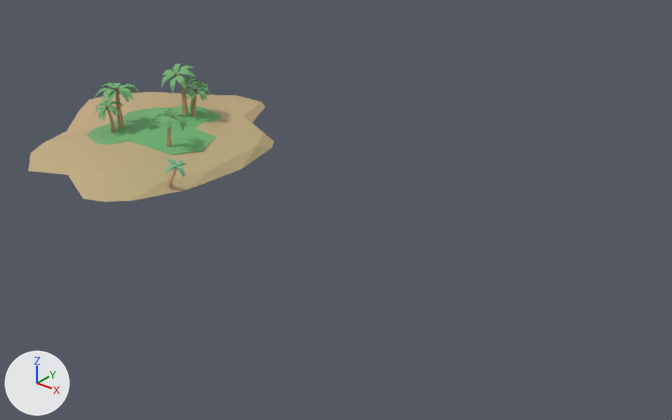
The glTF model www/assets/prototype/models/island.gltf: old version first, new version second.
The view is the same before and after, from a 50 mm lens placed at (118.8, -97.9, 57.1), pointed at (36.8, 4.5, -6.4). Every picture has the same lights, and +X, +Y and +Z are marked at lower left. Where no turn or scale is listed for an object, it has been applied to the vertices.

Names of what the first picture shows: 'Group_30', 'node-0'.
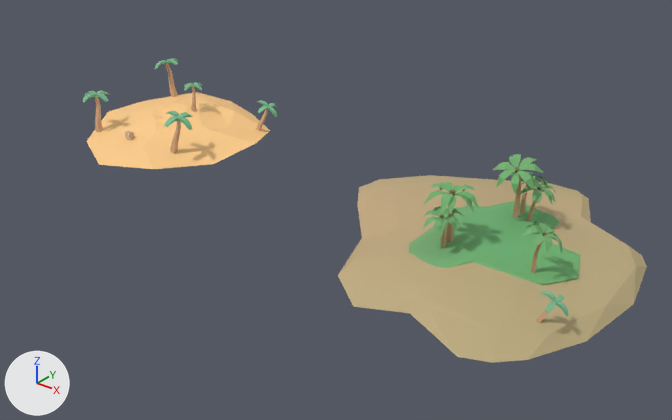
Patch to the scene script:
```diff
--- a/www/assets/prototype/models/island.gltf.py
+++ b/www/assets/prototype/models/island.gltf.py
@@ mat_blockspaper @@
+mat_blockspaper = bpy.data.materials.new('BlocksPaper')
+mat_blockspaper.use_nodes = True; mat_blockspaper.node_tree.nodes.clear()
+_N = mat_blockspaper.node_tree.nodes; _L = mat_blockspaper.node_tree.links
+n0 = _N.new('ShaderNodeBsdfPrincipled'); n0.name = 'Principled BSDF'
+n0.inputs[2].default_value = 0.6  # 'Roughness'
+n1 = _N.new('ShaderNodeOutputMaterial'); n1.name = 'Material Output'
+n2 = _N.new('ShaderNodeVertexColor'); n2.name = 'Color Attribute'
+_L.new(n0.outputs[0], n1.inputs[0])  # 'BSDF' to 'Surface'
+_L.new(n2.outputs[0], n0.inputs[0])  # 'Color' to 'Base Color'
@@ ob_node_0 @@
 ob_node_0 = bpy.data.objects.new('node-0', me_mesh_0)
-ob_node_0.location = (0.0, 0.0, 0.0)
+ob_node_0.location = (66.9, 0.0, 0.0)
@@ ob_group_30 @@
 ob_group_30 = bpy.data.objects.new('Group_30', me_mesh_2)
-ob_group_30.parent = ob_palm_long
+ob_group_30.parent = ob_palmtree
 ob_group_30.location = (0.0, 0.0, 1.788)
@@ ob_palmtree @@
+ob_palmtree = bpy.data.objects.new('palmTree', None)
+ob_palmtree.parent = ob_island1
+ob_palmtree.location = (14.02, -9.211, -3.841)
+ob_palmtree.rotation_euler = (0.0, 0.481, 0.0)  # degrees (0, 28, 0)
+ob_palmtree.scale = (2.5, 2.5, 2.5)
@@ ob_island1 @@
+ob_island1 = bpy.data.objects.new('island1', None)
+ob_island1.location = (66.88, 0.0, 0.0)
@@ ob_leaves_005 @@
+ob_leaves_005 = bpy.data.objects.new('leaves.005', me_mesh_2)
+ob_leaves_005.parent = ob_palmtree_005
+ob_leaves_005.location = (0.0, 0.0, 1.788)
+ob_leaves_005.scale = (0.573, 0.573, 0.573)
@@ ob_palmtree_005 @@
+ob_palmtree_005 = bpy.data.objects.new('palmTree.005', None)
+ob_palmtree_005.location = (19.13, 10.41, -0.247)
+ob_palmtree_005.rotation_euler = (-0.0289, 0.421, 0.00993)  # degrees (-1.7, 24, 0.6)
+ob_palmtree_005.scale = (2.74, 2.74, 2.74)
@@ ob_wood_005 @@
+ob_wood_005 = bpy.data.objects.new('wood.005', me_mesh_1)
+ob_wood_005.parent = ob_palmtree_005
+ob_wood_005.location = (-0.717, -0.607, 0.0998)
+ob_wood_005.scale = (0.79, 0.79, 0.79)
@@ ob_leaves_004 @@
+ob_leaves_004 = bpy.data.objects.new('leaves.004', me_mesh_2)
+ob_leaves_004.parent = ob_palmtree_004
+ob_leaves_004.location = (0.0, 0.0, 1.788)
+ob_leaves_004.scale = (0.573, 0.573, 0.573)
@@ ob_palmtree_004 @@
+ob_palmtree_004 = bpy.data.objects.new('palmTree.004', None)
+ob_palmtree_004.location = (8.952, 5.473, 3.156)
+ob_palmtree_004.rotation_euler = (-0.0332, -0.0264, 0.00906)  # degrees (-1.9, -1.5, 0.5)
+ob_palmtree_004.scale = (2.44, 2.44, 2.44)
@@ ob_wood_004 @@
+ob_wood_004 = bpy.data.objects.new('wood.004', me_mesh_1)
+ob_wood_004.parent = ob_palmtree_004
+ob_wood_004.location = (-0.717, -0.607, 0.0998)
+ob_wood_004.scale = (0.79, 0.79, 0.79)
@@ ob_leaves_003 @@
+ob_leaves_003 = bpy.data.objects.new('leaves.003', me_mesh_2)
+ob_leaves_003.parent = ob_palmtree_003
+ob_leaves_003.location = (0.0, 0.0, 1.788)
+ob_leaves_003.scale = (0.573, 0.573, 0.573)
@@ ob_palmtree_003 @@
+ob_palmtree_003 = bpy.data.objects.new('palmTree.003', None)
+ob_palmtree_003.location = (-1.549, -5.055, 0.0853)
+ob_palmtree_003.rotation_euler = (-0.0332, -0.0264, 0.00906)  # degrees (-1.9, -1.5, 0.5)
+ob_palmtree_003.scale = (3.44, 3.44, 3.44)
@@ ob_wood_003 @@
+ob_wood_003 = bpy.data.objects.new('wood.003', me_mesh_1)
+ob_wood_003.parent = ob_palmtree_003
+ob_wood_003.location = (-0.717, -0.607, 0.0998)
+ob_wood_003.scale = (0.79, 0.79, 0.79)
@@ ob_leaves_002 @@
+ob_leaves_002 = bpy.data.objects.new('leaves.002', me_mesh_2)
+ob_leaves_002.parent = ob_palmtree_002
+ob_leaves_002.location = (0.0, 0.0, 1.788)
+ob_leaves_002.scale = (0.573, 0.573, 0.573)
@@ ob_palmtree_002 @@
+ob_palmtree_002 = bpy.data.objects.new('palmTree.002', None)
+ob_palmtree_002.location = (-2.201, 12.71, 2.079)
+ob_palmtree_002.rotation_euler = (0.0, -0.268, 0.0)  # degrees (0, -15, 0)
+ob_palmtree_002.scale = (3.44, 3.44, 3.44)
@@ ob_wood_002 @@
+ob_wood_002 = bpy.data.objects.new('wood.002', me_mesh_1)
+ob_wood_002.parent = ob_palmtree_002
+ob_wood_002.location = (-0.717, -0.607, 0.0998)
+ob_wood_002.scale = (0.79, 0.79, 0.79)
@@ ob_leaves_001 @@
+ob_leaves_001 = bpy.data.objects.new('leaves.001', me_mesh_2)
+ob_leaves_001.parent = ob_palmtree_001
+ob_leaves_001.location = (0.0, 0.0, 1.788)
+ob_leaves_001.scale = (0.573, 0.573, 0.573)
@@ ob_palmtree_001 @@
+ob_palmtree_001 = bpy.data.objects.new('palmTree.001', None)
+ob_palmtree_001.parent = ob_islandgltf
+ob_palmtree_001.location = (14.96, -3.533, -0.533)
+ob_palmtree_001.rotation_euler = (0.0, 0.275, 0.0)  # degrees (0, 16, 0)
+ob_palmtree_001.scale = (3.44, 3.44, 3.44)
@@ ob_wood_001 @@
+ob_wood_001 = bpy.data.objects.new('wood.001', me_mesh_1)
+ob_wood_001.parent = ob_palmtree_001
+ob_wood_001.location = (-0.717, -0.607, 0.0998)
+ob_wood_001.scale = (0.79, 0.79, 0.79)
@@ ob_ground @@
+ob_ground = bpy.data.objects.new('ground', me_mesh_3)  # 138 vertices, 282 faces; spans x -8.7..20.9, y -15.3..16.5, z 42.3..47.1
+ob_ground.location = (0.0, 0.0, -43.0)
```

Changed parts and their boxes [x1, y1, x2, y2] in the pictures (672 x 420 px):
'node-0', moved: before [28, 64, 274, 202]; after [338, 154, 647, 363]
'ground', added: after [86, 92, 270, 169]
'Group_30', moved: before [165, 158, 185, 176]; after [540, 291, 569, 317]
'leaves.001', added: after [165, 111, 192, 130]
'wood.003', added: after [94, 97, 103, 132]
'wood.001', added: after [170, 121, 181, 154]
'leaves.003', added: after [82, 90, 110, 103]
'wood.002', added: after [165, 63, 178, 97]
'leaves.005', added: after [258, 101, 277, 117]
'leaves.002', added: after [155, 58, 179, 69]
'wood.004', added: after [191, 87, 197, 112]
'wood.005', added: after [256, 105, 268, 131]
'leaves.004', added: after [184, 82, 202, 91]
